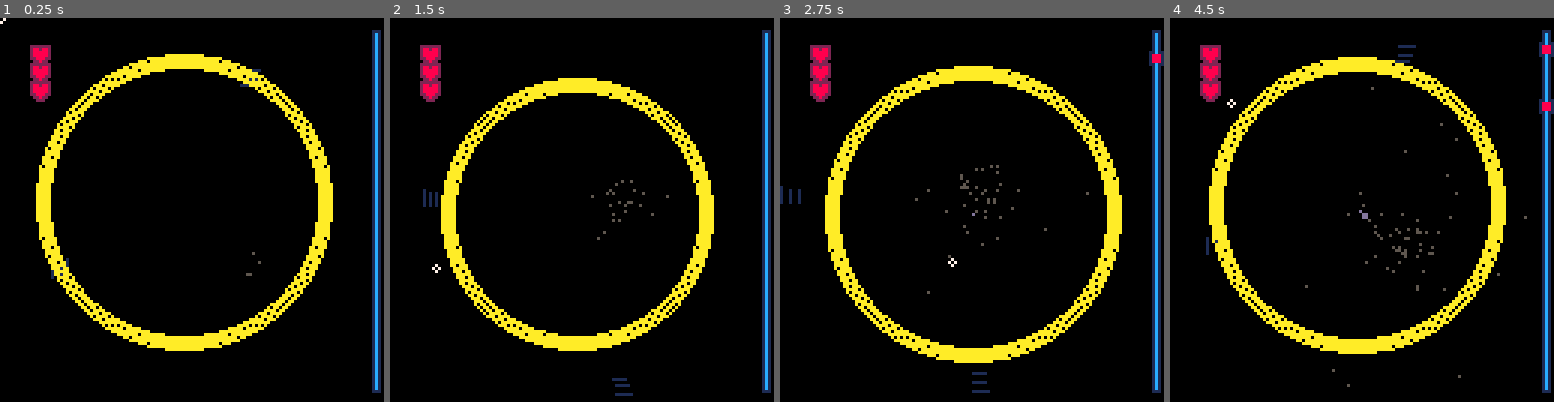
Above: before the commit, frames 1-4 (left to right).
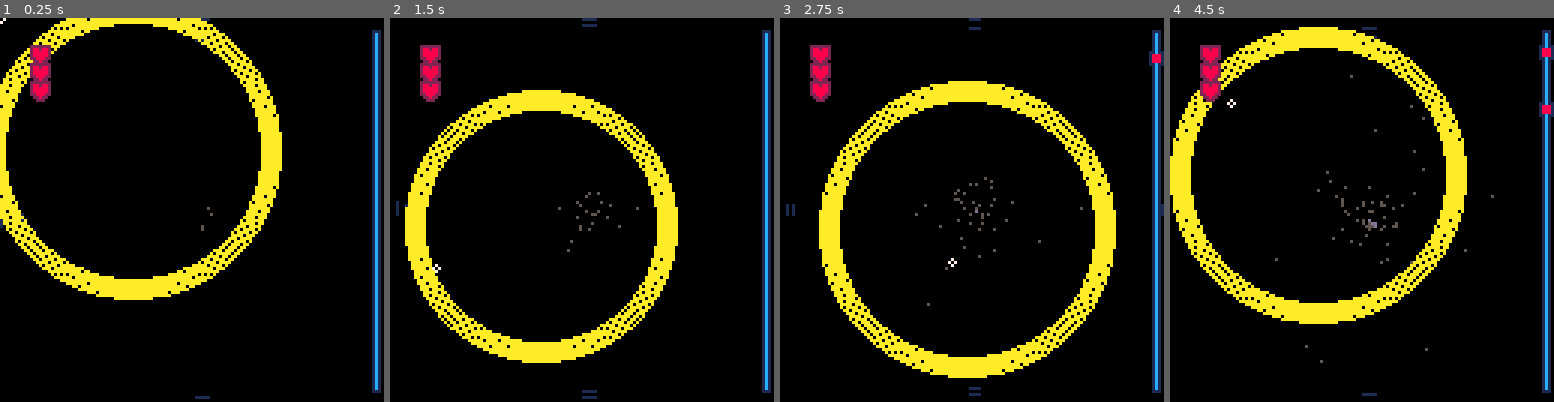
Above: after the commit, the same moments.

Repository: Alfie-Edwards/LoopHole
Game: PICO-8 cartridge loop.p8
The game is run twice, just before and just after one commit, with the same random seed, the same clock (stepped at 60 frames per second) and the same inputs.
Inputs (mouse positions are in pixels of both pictures, inside the frame that each line leads up to):
- Up to frame 1 (0.25 s): no input
- Up to frame 2 (1.5 s): tap X (X key) at 0.33, 1.07 s; click (670, 121) at 0.67 s; tap O (Z key) at 0.7 s; click (436, 267) at 1.22 s
- Up to frame 3 (2.75 s): tap O (Z key) at 1.7, 2.1, 2.5 s; click (887, 114) at 1.77 s; tap X (X key) at 1.85 s; click (952, 259) at 2.32 s
- Up to frame 4 (4.5 s): click (1404, 106) at 2.87 s; tap O (Z key) every 0.4 s from 2.9 to 4.1 s; tap X (X key) at 2.97, 4.08 s; click (1465, 256) at 3.42 s; click (1231, 102) at 3.97 s

The runs differ from the first frame. In frame 1, 16% of the frame differs, in the area x 0-87%, y 0-100%; in frame 2, 16%; in frame 3, 13%; in frame 4, 18%, in the area x 0-100%, y 2-99%.

Commit message:
fix paralax and zoom

Diff:
--- a/loop.p8
+++ b/loop.p8
@@ -17,16 +17,17 @@
 		health = 0,
 	}
 	loop_max_r = 48
-	loop_min_r = 16
+	loop_min_r = 4
 	loop_nudge_amount = 0.5
 	loop.r = loop_max_r
 	loop_max_health = 3
 	loop.health = loop_max_health
+	loop_resize_rate = 2.5
 
 	curios = {}
 	speed = 0.2
 	z_start = 30
-	paralax_amount = 0.9
+	paralax_amount = 0.1
 	zoom_amount = 0.1
 
 	dust_particles = {}
@@ -54,8 +55,8 @@
 
 	-- update loop position & size
 
-	if (btn(5)) then loop.r = loop.r - 2 end
-	if (btn(4)) then loop.r = loop.r + 2 end
+	if (btn(5)) then loop.r = loop.r - loop_resize_rate end
+	if (btn(4)) then loop.r = loop.r + loop_resize_rate end
 	loop.r = clamp(loop.r, loop_min_r, loop_max_r)
 
 	local loop_nudge_extent = loop_nudge_amount * loop.r
@@ -205,7 +206,7 @@
 	end
 
 	local sx, sy = world_to_screen(d.x, d.y, d.z)
-	pset((cam.zoom * sx) / d.z, (cam.zoom * sy) / d.z, 5)
+	pset(sx / d.z, sy / d.z, 5)
 end
 
 function draw_with_outline(outline_col, fn)
@@ -293,7 +294,7 @@
 	end
 
 	-- Loop
-	for w=0,(cam.zoom * loop.w-1) \ 2 do
+	for w=0,(cam.zoom * loop.w-1) * loop.r/64  do
 		circ(cam.zoom * loop.x, cam.zoom * loop.y, (cam.zoom * loop.r) - w, 10)
 	end
 
@@ -349,7 +350,7 @@
 end
 
 function world_to_screen(x, y, z)
-	return cam.zoom * ((x / z) + cam.x - (cam.x / z)), cam.zoom * ((y / z) + cam.y - (cam.y / z))
+	return cam.zoom * ((x / z) - cam.x + (cam.x / z)), cam.zoom * ((y / z) - cam.y + (cam.y / z))
 end
 
 function update_mouse()
